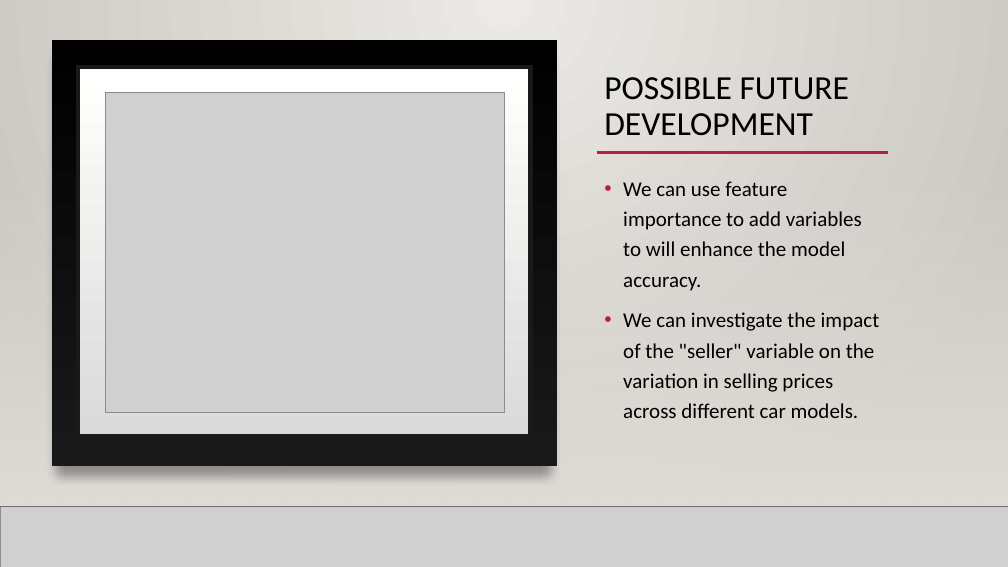
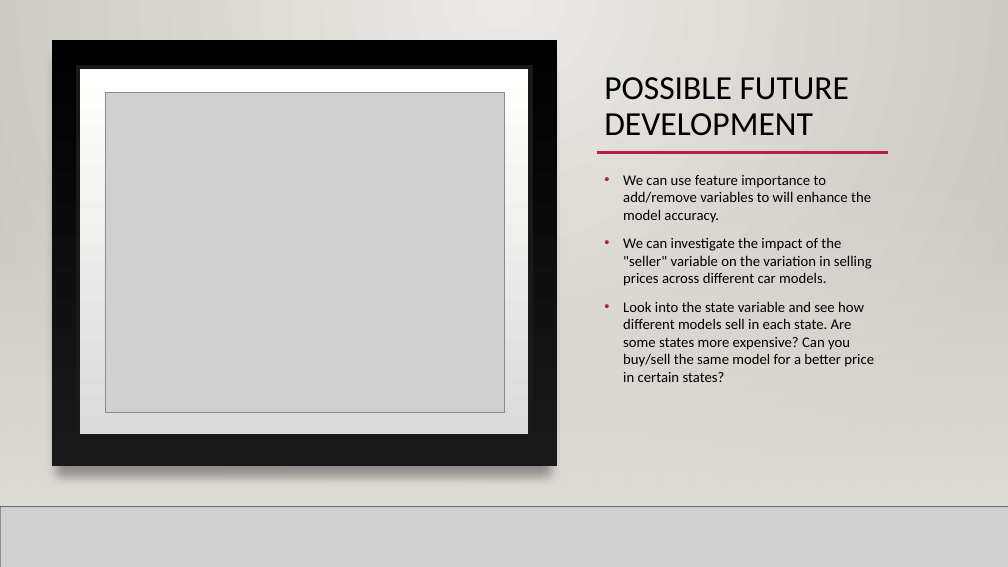
Before and after one commit to Graci98/Price_Predictions, a slide deck: slide 10 of Capstone Project 3.pptx. Drawn at 1008x567 pixels with LibreOffice and Linux fonts; fonts in the diff are those of the drawing; grey boxes stand for pictures; background and template pictures are left out. Boxes give left, top, right and bottom in pixels: in the first picture for what was removed or moved away, otherwise in the second. Text is boxed around its words. In the diff, an @@ line names an element or a change of style, - is before the commit and + after.

```diff
--- a/Capstone Project 3.pptx
+++ b/Capstone Project 3.pptx
@@ text at [623,175,871,223]: text changed; size 20 to 14 pt @@
-• We can use feature importance to add variables to will enhance the model accuracy.
+• We can use feature importance to add/remove variables to will enhance the model accuracy.
@@ text at [623,237,872,286]: size 20 to 14 pt in "We can investigate the impact of the ..."; line spacing 1.2 to 1 @@
@@ text at [623,301,874,382]: paragraph added @@
+• Look into the state variable and see how different models sell in each state. Are some states more expensive? Can you buy/sell the same model for a better price in certain states?
```
Also in this commit, not shown: 2 other slides changed, 4 other files.
